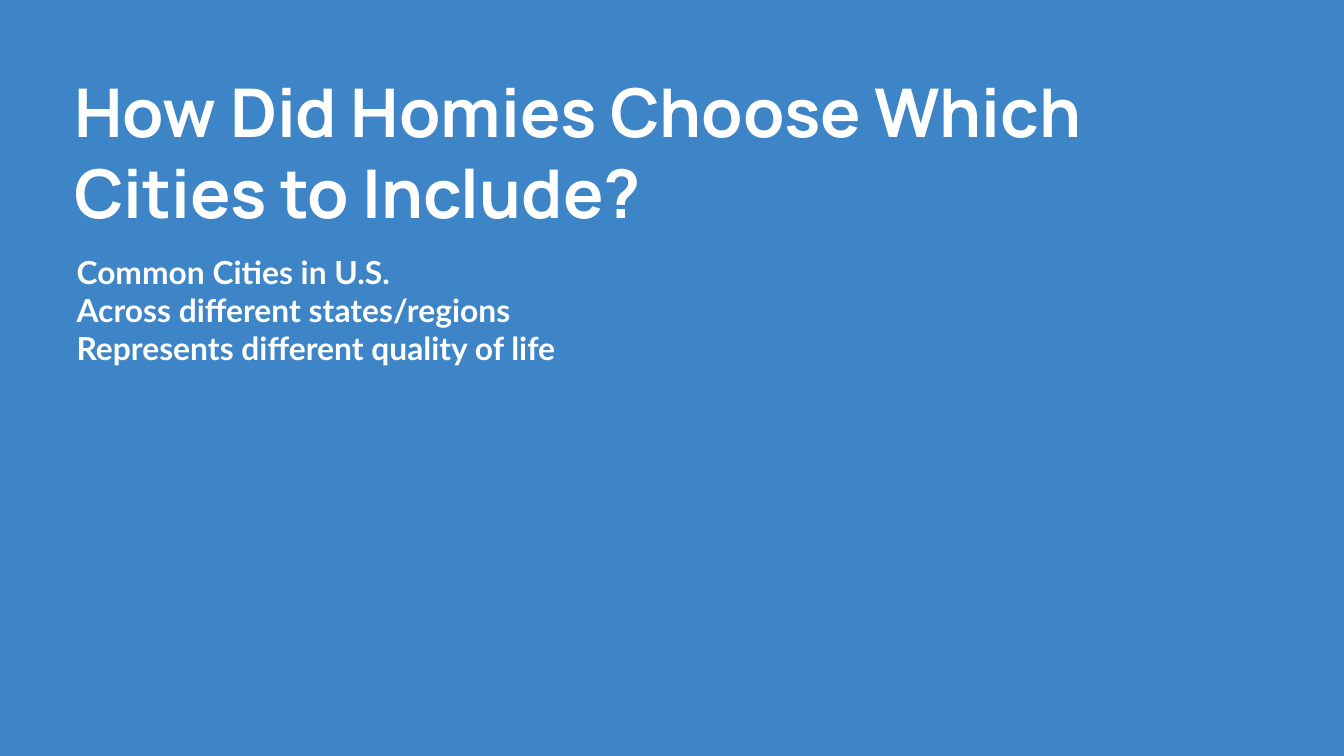
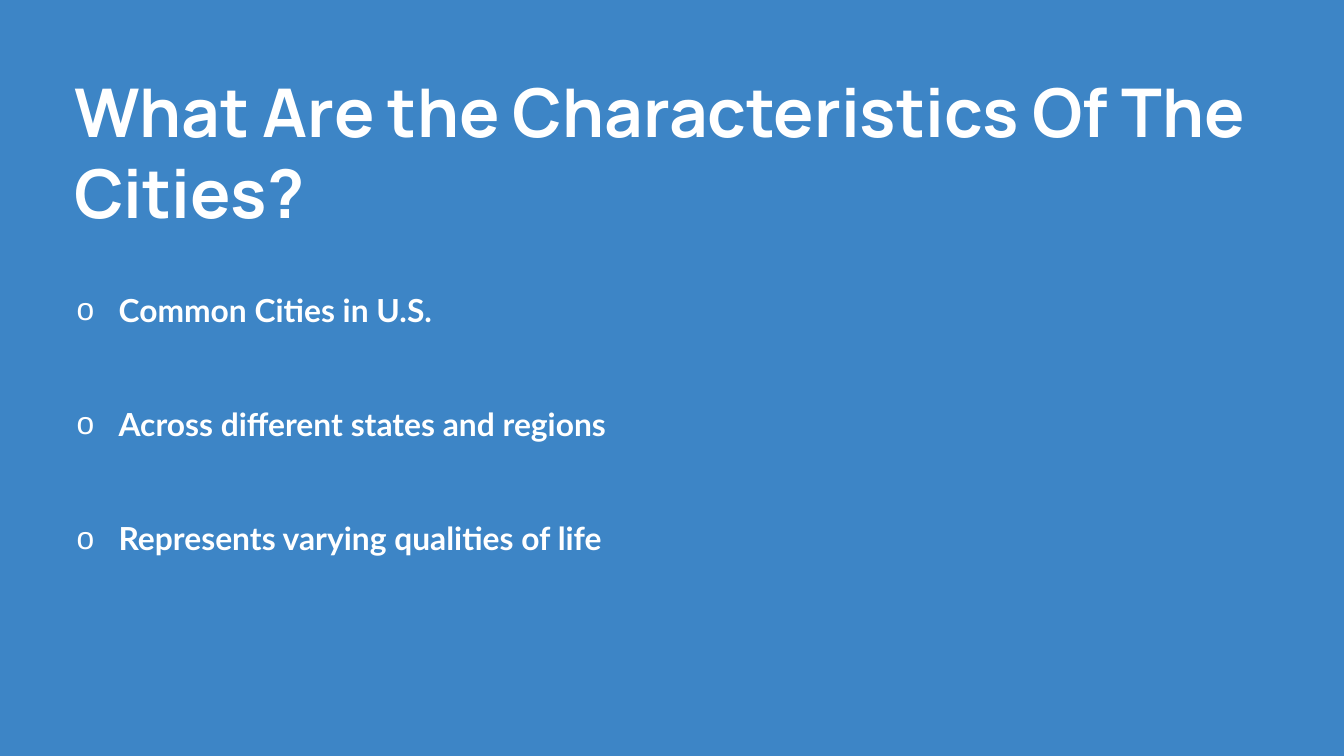
Before and after one commit to CPrince20/Homies, a slide deck: slide 6 of Homies City Collection.pptx. Drawn at 1344x756 pixels with LibreOffice and Linux fonts; fonts in the diff are those of the drawing. Boxes give left, top, right and bottom in pixels: in the first picture for what was removed or moved away, otherwise in the second. Text is boxed around its words. In the diff, an @@ line names an element or a change of style, - is before the commit and + after.

```diff
--- a/Homies City Collection.pptx
+++ b/Homies City Collection.pptx
@@ text at <box>74,87,1245,219</box>: text changed @@
-How Did Homies Choose Which Cities to Include?
+What Are the Characteristics Of The Cities?
@@ text at <box>119,298,606,556</box>: text changed @@
-Common Cities in U.S.
-Across different states/regions
-Represents different quality of life
+o Common Cities in U.S.
+o Across different states and regions
+o Represents varying qualities of life
```
Also in this commit, not shown: 9 other slides changed, 1 other file.
